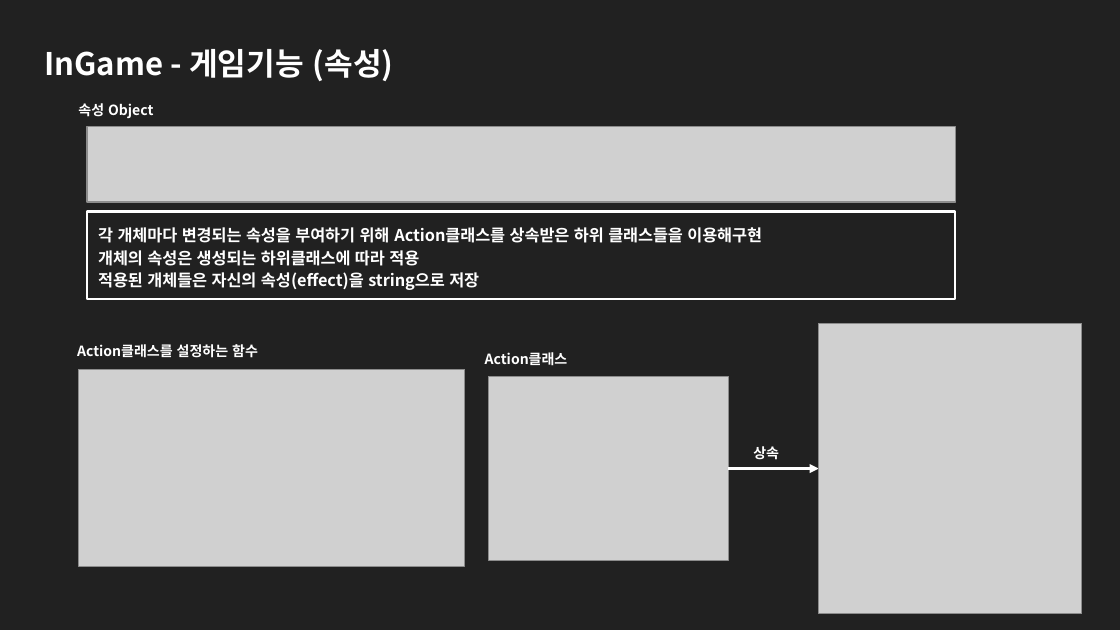
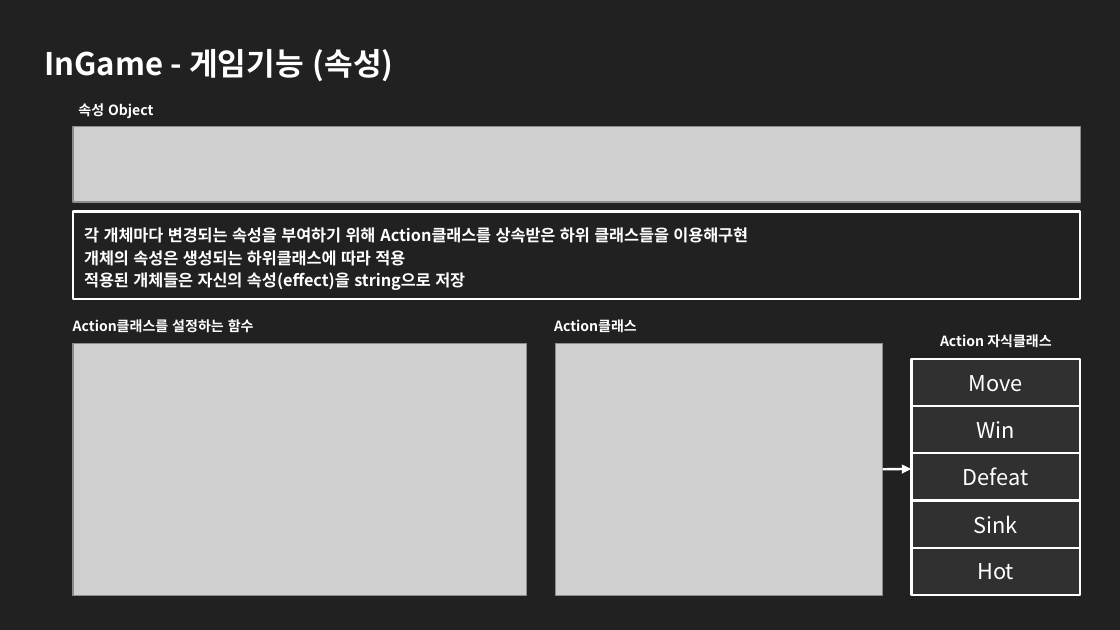
Before and after one commit to Chujer/Portfolio, a slide deck: slide 6 of DirectX 2D/DX2D_BabaIsYou Potfolio 22.10.17/BabaIsYou 기술문서.pptx. Drawn at 1120x630 pixels with LibreOffice and Linux fonts; fonts in the diff are those of the drawing; grey boxes stand for pictures. Boxes give left, top, right and bottom in pixels: in the first picture for what was removed or moved away, otherwise in the second. Text is boxed around its words. In the diff, an @@ line names an element or a change of style, - is before the commit and + after.

```diff
--- a/DirectX 2D/DX2D_BabaIsYou Potfolio 22.10.17/BabaIsYou 기술문서.pptx
+++ b/DirectX 2D/DX2D_BabaIsYou Potfolio 22.10.17/BabaIsYou 기술문서.pptx
@@ picture: place and size @@
-picture at (87,127,955,203)
+picture at (73,127,1080,203)
@@ rectangle "각 개체마다 변경되는 속성을 부여하기 ...": place and size @@
-rectangle "각 개체마다 변경되는 속성을 부여하기 ..." at (87,212,955,300)
+rectangle "각 개체마다 변경되는 속성을 부여하기 ..." at (73,212,1080,300)
@@ text "Action클래스를 설정하는 함수": place and size @@
-text "Action클래스를 설정하는 함수" at (77,344,258,358)
+text "Action클래스를 설정하는 함수" at (73,319,254,333)
@@ text "Action클래스": place and size @@
-text "Action클래스" at (485,352,568,366)
+text "Action클래스" at (554,319,637,333)
@@ picture removed at (819,324,1082,615) @@
@@ picture: place and size @@
-picture at (78,370,465,567)
+picture at (73,344,526,596)
@@ picture: place and size @@
-picture at (488,376,728,560)
+picture at (556,344,883,596)
@@ rectangle added at (912,358,1080,405), fill #303030, outline #FFFFFF 1.5 pt, 14 pt, text #FFFFFF @@
+Move
@@ text added at (940,334,1052,348), 9 pt, text #FFFFFF, bold @@
+Action 자식클래스
@@ rectangle added at (912,407,1080,454), fill #303030, outline #FFFFFF 1.5 pt, 14 pt, text #FFFFFF @@
+Win
@@ text removed at (753,446,779,460) @@
-상속
@@ arrow moved from (728, 468) - (819, 468) to (912, 469) - (883, 469) @@
@@ arrow (912, 469) - (883, 469): arrowheads changed @@
@@ rectangle added at (912,454,1080,501), fill #303030, outline #FFFFFF 1.5 pt, 14 pt, text #FFFFFF @@
+Defeat
@@ rectangle added at (912,501,1080,548), fill #303030, outline #FFFFFF 1.5 pt, 14 pt, text #FFFFFF @@
+Sink
@@ rectangle added at (912,548,1080,595), fill #303030, outline #FFFFFF 1.5 pt, 14 pt, text #FFFFFF @@
+Hot
```
Also in this commit, not shown: 3 other slides changed, 4 other files.
